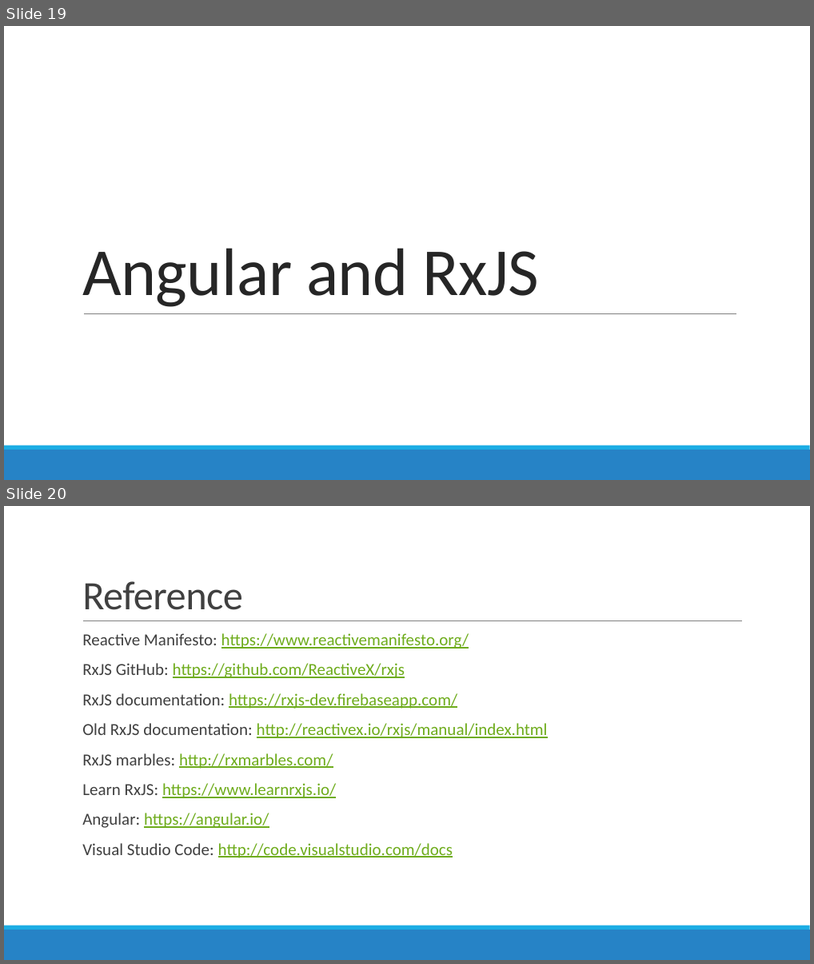
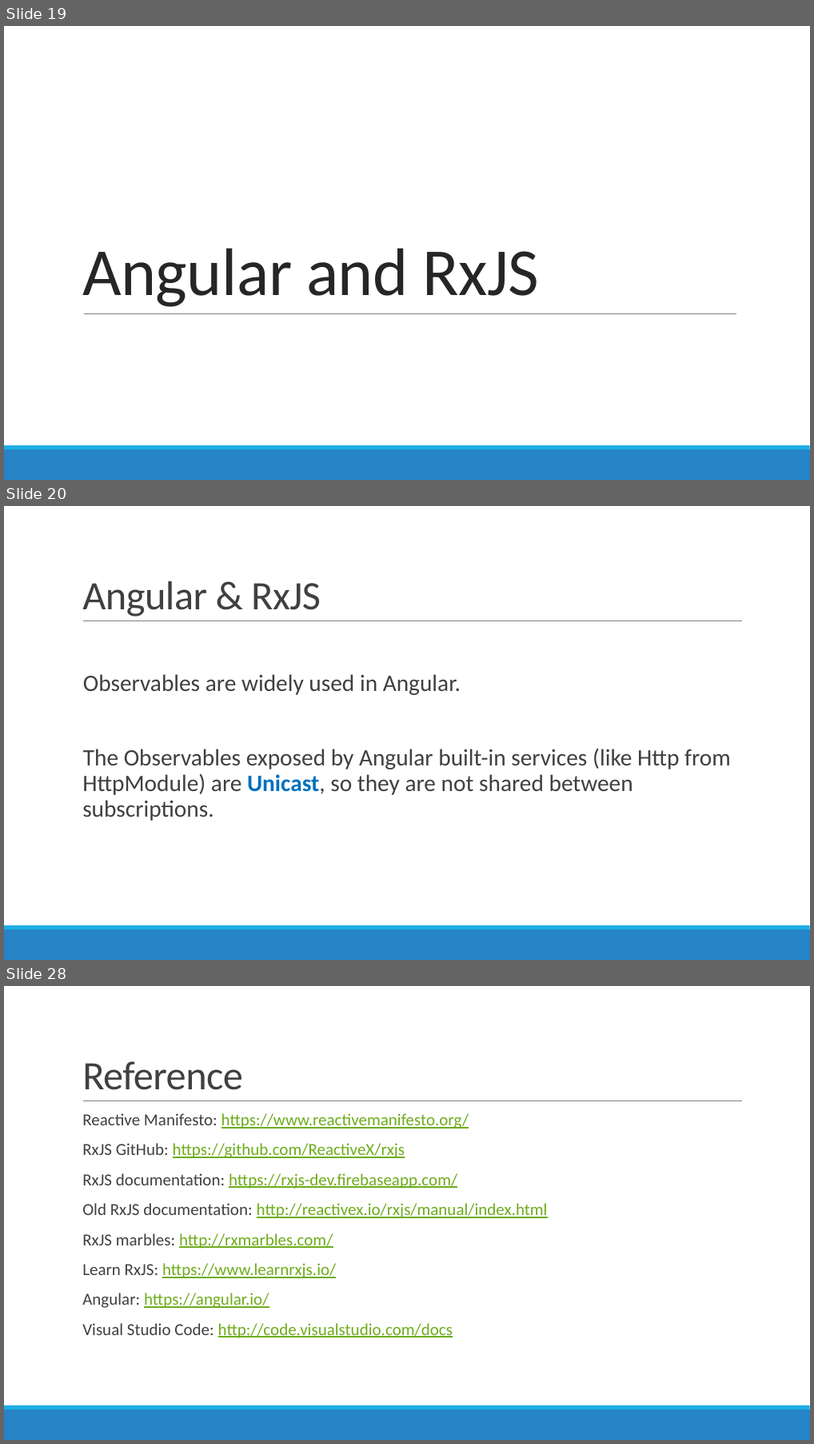
Before and after one commit to AGiorgetti/rxjs101, a slide deck: ReactiveProgramming_RxJS.pptx. Shown one above the other, each under a label of ours: slides 19 and 20 before the commit, slides 19, 20 and 28 after it; the slides between them are not shown. The pictures are 814x964 and 814x1444 pixels, drawn with LibreOffice and Linux fonts; fonts in the diff are those of the drawing. Boxes give left, top, right and bottom in pixels: in the first picture for what was removed or moved away, otherwise in the second. Text is boxed around its words. In the diff, an @@ line names an element or a change of style, - is before the commit and + after.

Commit message:
Reviewed Angular samples, also added some slides

```diff
--- a/ReactiveProgramming_RxJS.pptx
+++ b/ReactiveProgramming_RxJS.pptx
@@ slide 20 added at bbox=[4, 506, 810, 960], background #FFFFFF; not listed: 3 template elements that a slide beside it also shows @@
@@ title added at bbox=[82, 581, 321, 616], 48 pt, text #404040 @@
+Angular & RxJS
@@ text added at bbox=[82, 674, 731, 820], 28 pt, text #404040 @@
+  Observables are widely used in Angular.
+  The Observables exposed by Angular built-in services (like Http from HttpModule) are Unicast, so they are not shared between subscriptions.
@@ what was slide 20 is now slide 28 @@
```
Also in this commit, not shown: 1 slide changed, 7 other slides added, 7 other files.
